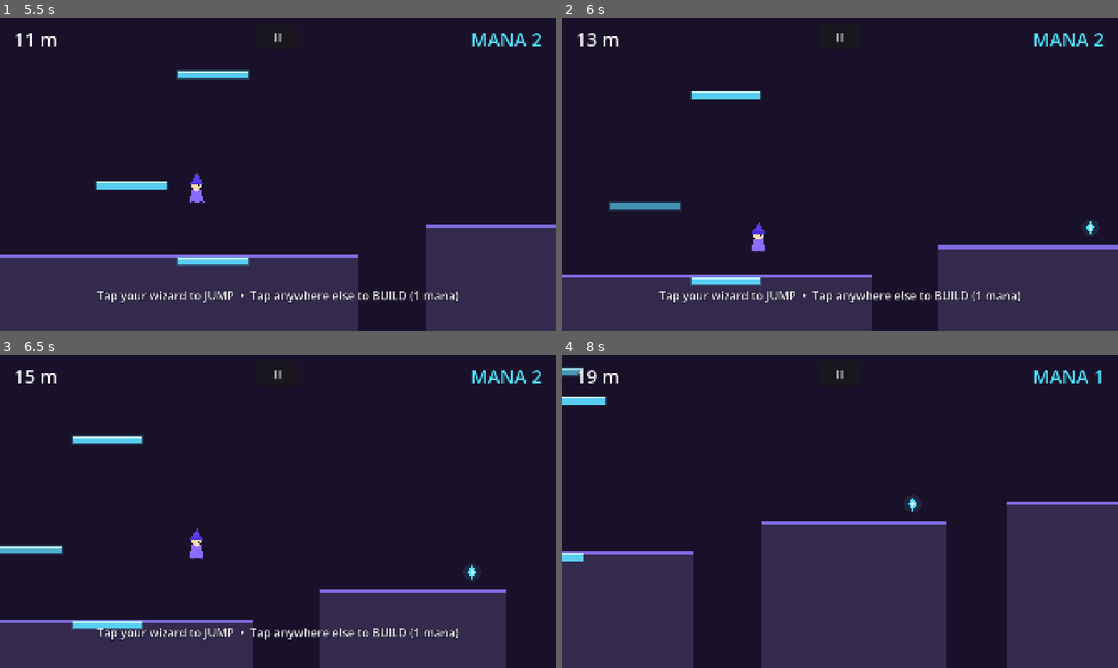
Above: before the commit, frames 1-4 (two rows, left to right).
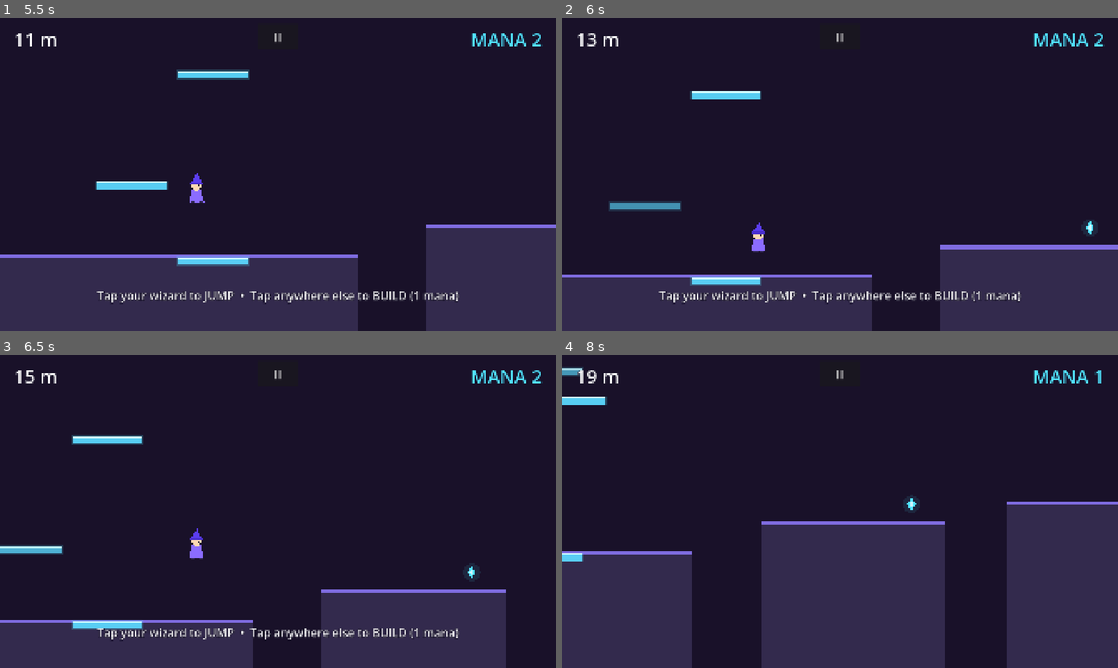
Above: after the commit, the same moments.

Repository: Larper/spellbros_mobile
Game: Godot game, scene res://scenes/main.tscn
Two runs of this game, one before a commit and one after it. Both use one fixed random seed, a clock stepped at 60 frames per second and the inputs below.
Inputs (mouse positions are in pixels of both pictures, inside the frame that each line leads up to):
- Up to frame 1 (5.5 s): click "II" at 0.5 s; tap Enter at 1.25, 2.75, 4.25, 5 s; move the mouse to (400, 158) at 1.27 s; tap P at 1.35, 4.35 s; click (400, 158) at 1.42 s; tap Space at 1.52, 3.02, 5.27 s; click "II" at 2 s; move the mouse to (166, 190) at 2.77 s; tap R at 2.85, 5.1 s; click (166, 190) at 2.92 s; click "II" at 3.5 s; move the mouse to (333, 105) at 4.27 s; click (333, 105) at 4.42 s; move the mouse to (250, 237) at 5.02 s; click (250, 237) at 5.17 s
- Up to frame 2 (6 s): tap Enter at 5.75 s; move the mouse to (1006, 221) at 5.77 s; tap P at 5.85 s; click (1006, 221) at 5.92 s
- Up to frame 3 (6.5 s): tap Space at 6.02 s
- Up to frame 4 (8 s): tap Enter at 6.5 s; move the mouse to (673, 464) at 6.52 s; tap R at 6.6 s; click (673, 464) at 6.67 s; tap Space at 6.77 s; move the mouse to (867, 511) at 7.27 s; tap P at 7.35 s; click (867, 511) at 7.42 s

Frame 1 is identical in both runs. In frame 2, 0.1% of the frame differs, in the area x 67-96%, y 65-100%; in frame 3, less than 0.1%; in frame 4, 0.2%, in the area x 3-70%, y 4-100%.

Commit message:
Fix difficulty phases arriving ~30-40 m late and swarms never spawning
Gate chunk difficulty by the chunk position in meters instead of the
player distance: chunks spawn ~27 m ahead, so player-distance gating
delayed every phase. The two-enemy swarm condition required chunk
width > 700 px, unreachable at high difficulty where widths cap at
700 - lowered to 550 px and raised the double-spawn chance. Climb
waves also trigger more often (0.15 -> 0.22).

Co-Authored-By: Claude Fable 5 <noreply@anthropic.com>

Diff:
--- a/scripts/terrain_spawner.gd
+++ b/scripts/terrain_spawner.gd
@@ -62,8 +62,11 @@
 
 
 ## Spawns one chunk (and its gap before it). Returns stats for tests.
+## Difficulty is gated by where the chunk WILL BE (in meters), not by the
+## player's current distance — chunks spawn ~27 m ahead, so gating on player
+## distance made every phase arrive visibly late.
 func _spawn_chunk() -> Dictionary:
-	var d: float = main.distance_m
+	var d: float = (next_x - main.start_x) / 100.0
 	var t := minf(d / 500.0, 1.0)
 	var budget := 3 if d >= PHASE_RICH else 2
 
@@ -114,8 +117,8 @@
 		var chance := 0.5 if d >= PHASE_SWARM else 0.35
 		if rng.randf() < chance:
 			enemies = 1
-			if d >= PHASE_SWARM and w > 700.0 and used + 2 <= budget \
-					and rng.randf() < 0.4:
+			if d >= PHASE_SWARM and w > 550.0 and used + 2 <= budget \
+					and rng.randf() < 0.5:
 				enemies = 2
 	enemies = mini(enemies, budget - used)
 	if enemies == 1:
@@ -153,7 +156,7 @@
 		flat_chunks_since_wave += 1
 		# occasional set-piece: needs a breather of flat terrain first
 		if d >= PHASE_CLIMB and last_top_y > 800.0 \
-				and flat_chunks_since_wave >= 5 and rng.randf() < 0.15:
+				and flat_chunks_since_wave >= 5 and rng.randf() < 0.22:
 			climb_dir = -1
 			climb_steps_left = 2 + rng.randi() % 3
 	elif climb_dir == -1:
--- a/tests/smoke_test.gd
+++ b/tests/smoke_test.gd
@@ -82,6 +82,8 @@
 	main.distance_m = d
 	var stats := {"mega": 0, "enemies": 0, "max_entities": 0, "climbs": 0, "min_top": 9999.0}
 	for i in range(n):
+		# pin the spawn cursor so every sampled chunk sits at exactly d meters
+		main.spawner.next_x = d * 100.0 + main.start_x
 		var s: Dictionary = main.spawner._spawn_chunk()
 		if s["mega"]:
 			stats["mega"] += 1
